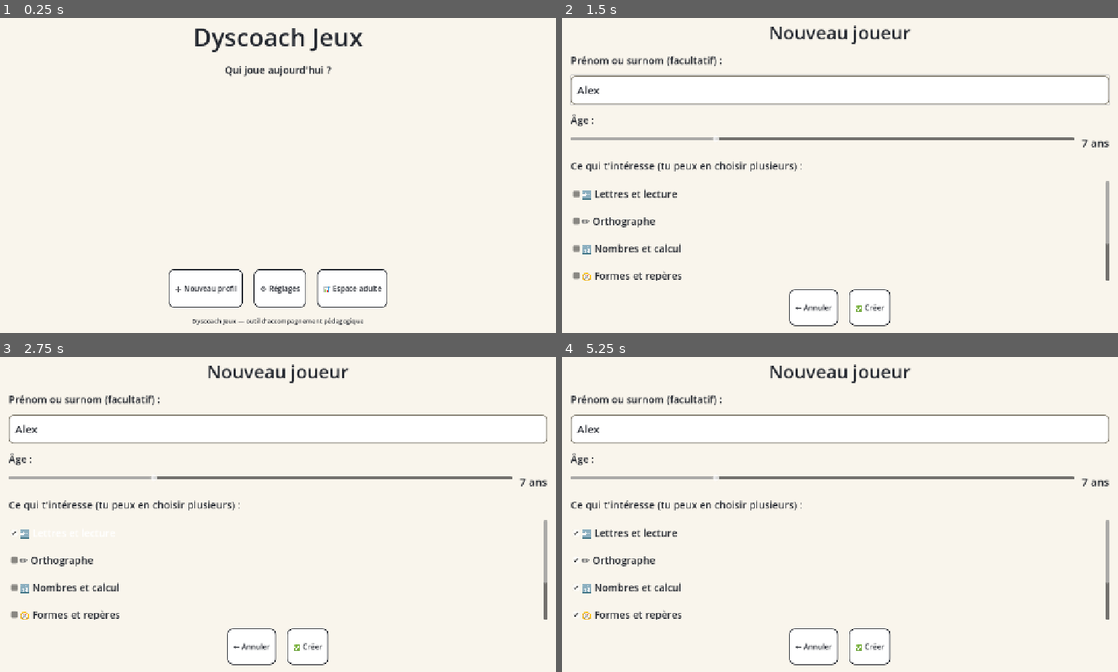
Above: before the commit, frames 1-4 (two rows, left to right).
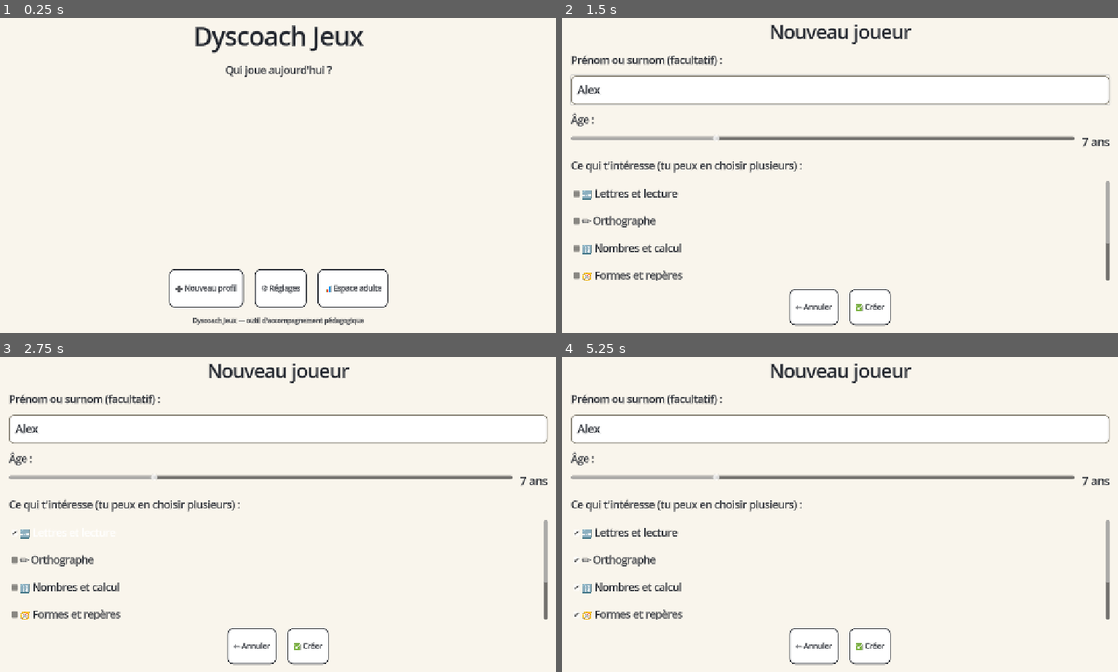
Above: after the commit, the same moments.

Repository: Dyscoach/dyscoach-games
Game: Godot game, scene res://ui/screens/home.tscn
The game is run twice, just before and just after one commit, with the same random seed, the same clock (stepped at 60 frames per second) and the same inputs.
Inputs (mouse positions are in pixels of both pictures, inside the frame that each line leads up to):
- Up to frame 1 (0.25 s): no input
- Up to frame 2 (1.5 s): click "➕ Nouveau profil" at 0.5 s; click (840, 90) at 1.27 s; type "Alex" at 1.35 s
- Up to frame 3 (2.75 s): click "🔤 Lettres et lecture" at 2 s
- Up to frame 4 (5.25 s): click "✏️ Orthographe" at 2.75 s; click "🔢 Nombres et calcul" at 3.5 s; click "🧭 Formes et repères" at 4.25 s; click "💬 Mots et histoires" at 5 s

The runs differ from the first frame. In frame 1, 2.1% of the frame differs, in the area x 30-70%, y 2-98%; in frame 2, 3.5%; in frame 3, 3.4%; in frame 4, 3.5%, in the area x 1-99%, y 2-98%.

Commit message:
Netteté du rendu : polices MSDF + hinting fort + snap des transformations 2D aux pixels

Diff:
--- a/project.godot
+++ b/project.godot
@@ -21,6 +21,13 @@
 Progress="*res://autoload/progress_manager.gd"
 App="*res://autoload/app.gd"
 
+[gui]
+
+; Netteté des polices (rendu Web + échelles fractionnaires d'iframe) :
+; MSDF = texte net à n'importe quelle échelle/zoom, hinting fort = bords accrochés aux pixels.
+theme/default_font_multichannel_signed_distance_field=true
+theme/default_font_hinting=2
+
 [display]
 
 window/size/viewport_width=1280
@@ -37,3 +44,6 @@
 
 renderer/rendering_method="gl_compatibility"
 renderer/rendering_method.mobile="gl_compatibility"
+; UI statique : accroche les transformations aux pixels entiers (bordures/lignes nettes
+; malgré l'échelle fractionnaire de l'iframe).
+2d/snap/snap_2d_transforms_to_pixel=true
Not shown, added: games/quiz_tap.gd.uid
Not shown, added: tests/test_catalog_exported.gd.uid
